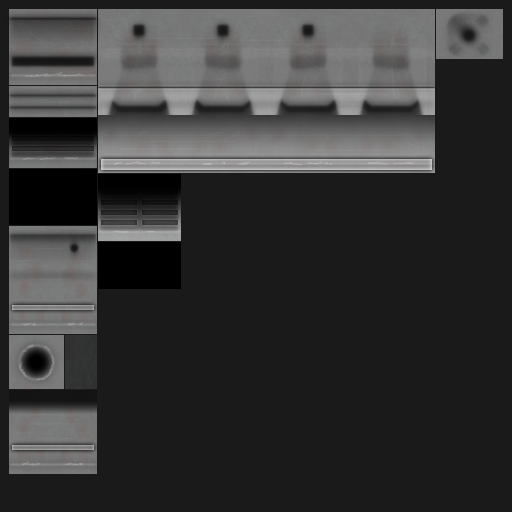
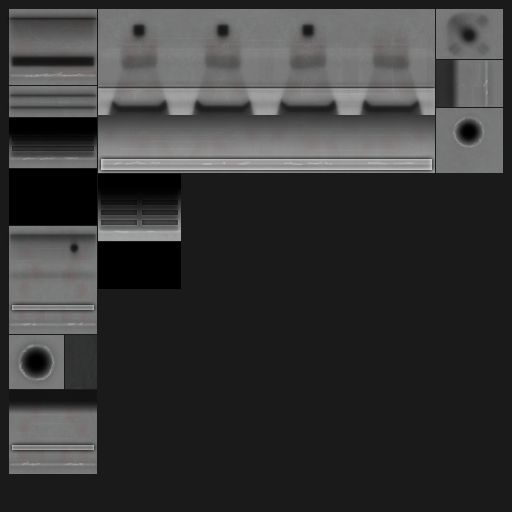
Revision of a layered 512 × 512 image; what changed, layer by layer:
added group "engine_s1p5_3_vernier" with 8 layers above "engine_s1p5_3_nozzles" over [436, 58, 503, 173]
added layer "low" (60%) in group "engine_s1p5_3_vernier" over [436, 60, 460, 107]
added layer "hole" (1st of 4, in "engine_s1p5_3_vernier") in group "engine_s1p5_3_vernier" over [449, 112, 489, 152]
added layer "high 2" (1st of 4, in "engine_s1p5_3_vernier") (40%) in group "engine_s1p5_3_vernier" over [452, 79, 488, 148]
added layer "high 1" (1st of 4, in "engine_s1p5_3_vernier") in group "engine_s1p5_3_vernier" over [451, 60, 490, 150]
added layer "grime 3" (1st of 5, in "engine_s1p5_3_vernier") (20%) in group "engine_s1p5_3_vernier" over [440, 58, 499, 115]
added layer "grime 2" (1st of 5, in "engine_s1p5_3_vernier") (10%) in group "engine_s1p5_3_vernier" over [456, 62, 486, 107]
added layer "grime 1" (1st of 5, in "engine_s1p5_3_vernier") (20%) in group "engine_s1p5_3_vernier" over [440, 58, 498, 114]
added layer "wear" (1st of 5, in "engine_s1p5_3_vernier") (20%) in group "engine_s1p5_3_vernier" over [436, 60, 503, 173]
added group "engine_s1p5_3_nozzles" with 15 layers above "engine_s1p5_2_vernier" over [98, 18, 503, 240]
moved "baked ao 2" (1st of 3, in "engine_s1p5_3_nozzles") into group "engine_s1p5_3_nozzles" over [98, 18, 499, 240]
moved "baked ao 1" (1st of 3, in "engine_s1p5_3_nozzles") into group "engine_s1p5_3_nozzles" over [98, 18, 494, 240]
moved "high 3" (1st of 2, in "engine_s1p5_3_nozzles") into group "engine_s1p5_3_nozzles" over [436, 60, 441, 64]
moved "grime 1" (2nd of 5, in "engine_s1p5_3_nozzles") into group "engine_s1p5_3_nozzles" over [98, 77, 441, 173]
moved "wear" (2nd of 5, in "engine_s1p5_3_nozzles") into group "engine_s1p5_3_nozzles" over [98, 18, 503, 240]
painted on "b" over [436, 60, 503, 173]
